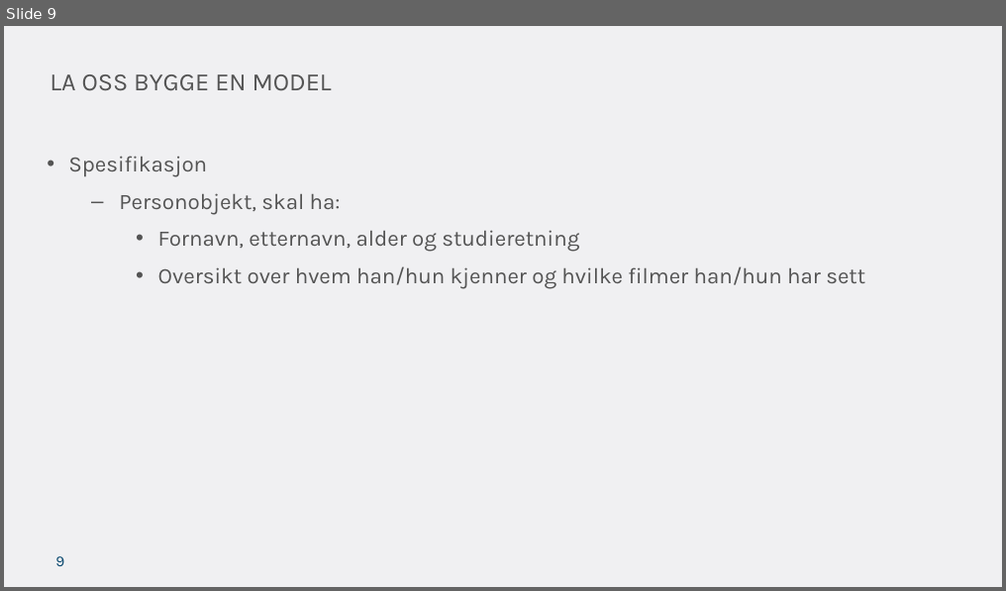
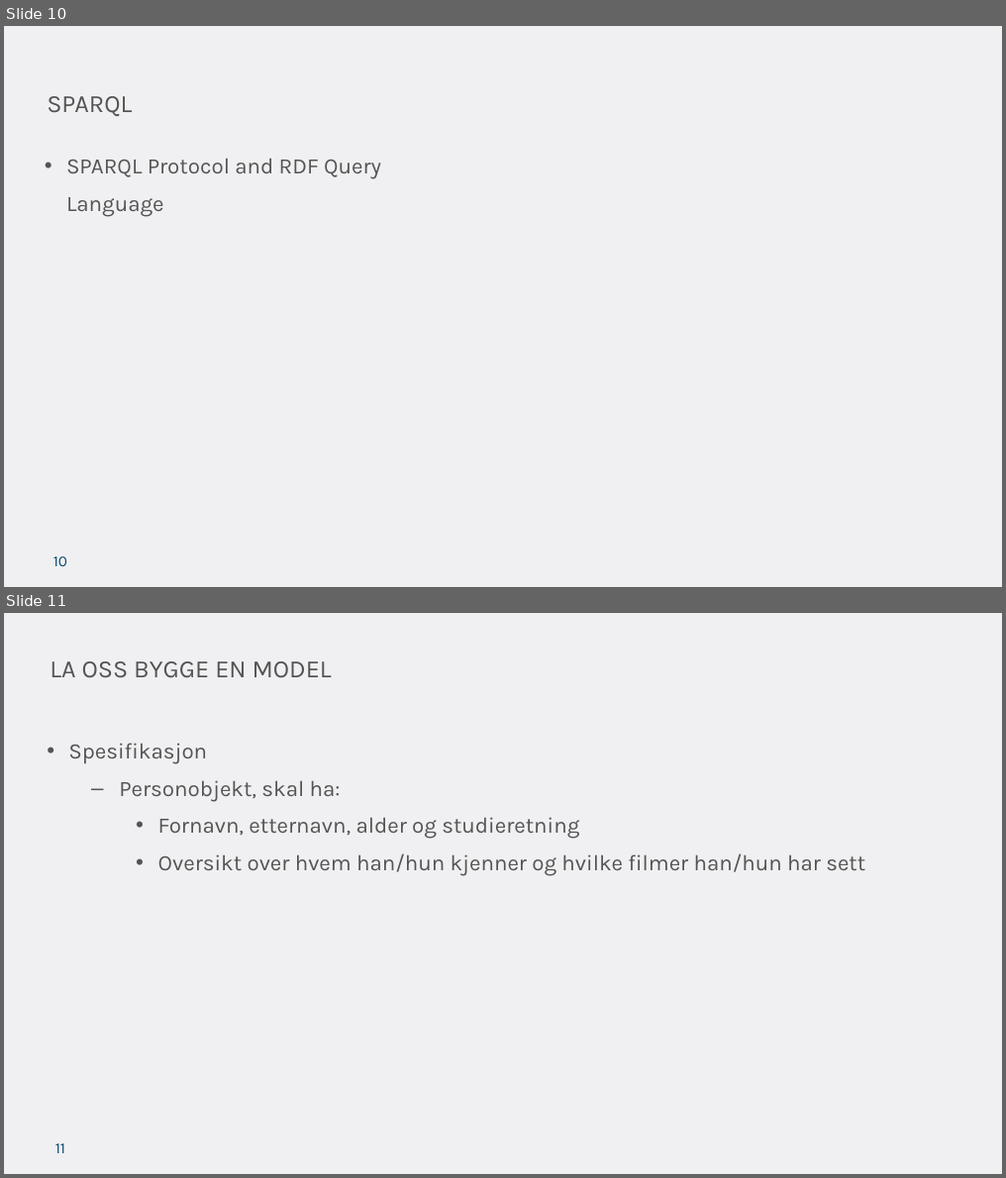
Before and after one commit to ttessem/SemWebKurs, a slide deck: SemWebKursUiB.pptx. Shown one above the other, each under a label of ours: slide 9 before the commit, slides 10 and 11 after it. The pictures are 1006x591 and 1006x1178 pixels, drawn with LibreOffice and Linux fonts; fonts in the diff are those of the drawing; background and template pictures are left out. Boxes give left, top, right and bottom in pixels: in the first picture for what was removed or moved away, otherwise in the second. Text is boxed around its words. In the diff, an @@ line names an element or a change of style, - is before the commit and + after.

```diff
--- a/SemWebKursUiB.pptx
+++ b/SemWebKursUiB.pptx
@@ slide 10 added at box(4, 26, 1002, 587), background #F0F0F2 @@
@@ title added at box(47, 96, 132, 116), 18 pt, text #545454 @@
+SPARQL
@@ text added at box(66, 159, 381, 217), 16 pt, text #545454 @@
+• SPARQL Protocol and RDF Query Language
@@ page number added at box(54, 557, 67, 567), 11 pt, text #07466D @@
+10
@@ what was slide 9 is now slide 11 @@
@@ page number at box(55, 1144, 65, 1154): text changed @@
-9
+11
```
Also in this commit, not shown: 4 slides changed, 1 other slide added.
